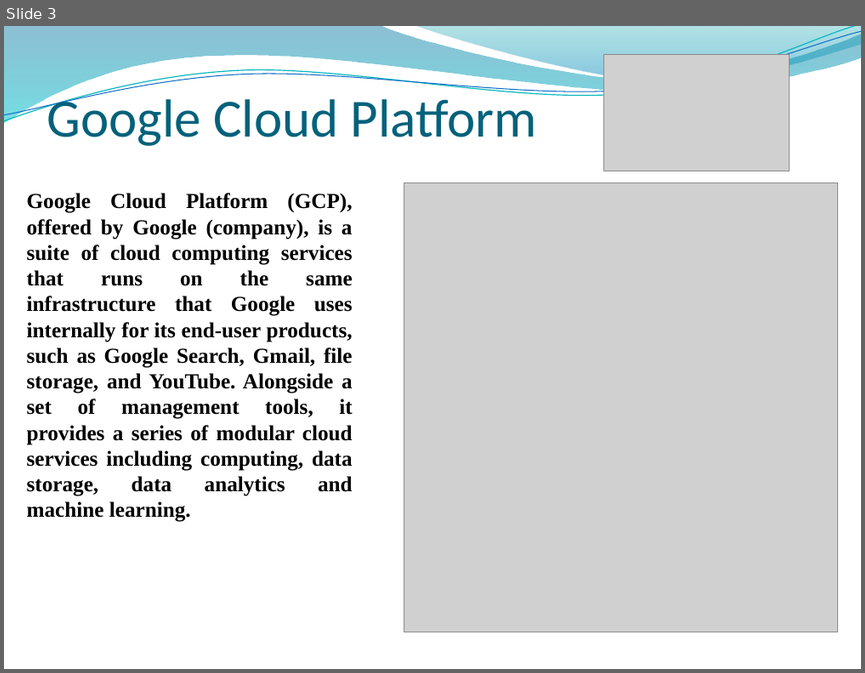
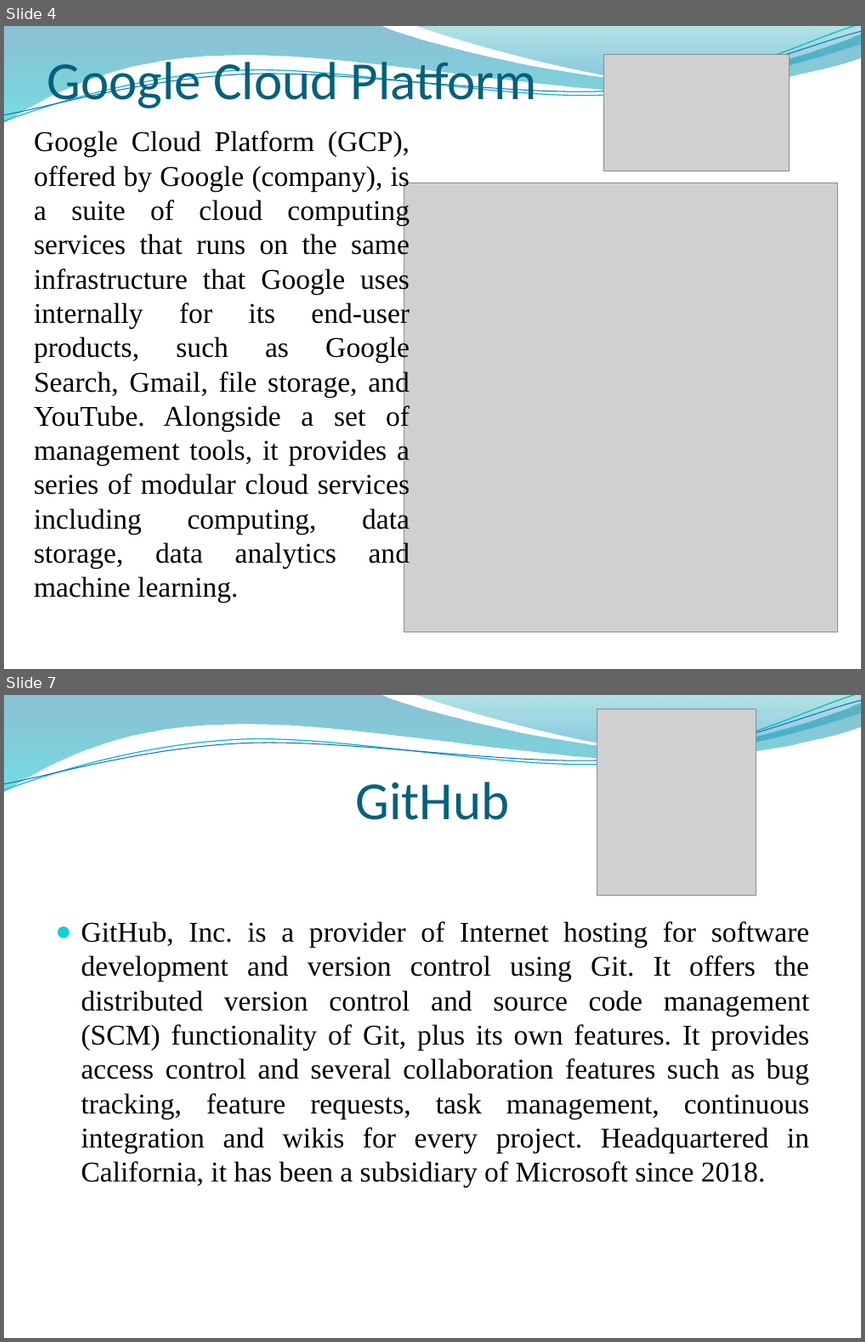
Before and after one commit to KozakAG/myProject, a slide deck: Andrii Kozak Final Task.pptx. Shown one above the other, each under a label of ours: slide 3 before the commit, slides 4 and 7 after it; the slides between them are not shown. The pictures are 865x673 and 865x1342 pixels, drawn with LibreOffice and Linux fonts; fonts in the diff are those of the drawing; grey boxes stand for pictures; background and template pictures are left out. Boxes give left, top, right and bottom in pixels: in the first picture for what was removed or moved away, otherwise in the second. Text is boxed around its words. In the diff, an @@ line names an element or a change of style, - is before the commit and + after.

Commit message:
change file Final Task.pptx

```diff
--- a/Andrii Kozak Final Task.pptx
+++ b/Andrii Kozak Final Task.pptx
@@ slide 7 added at <box>4,695,861,1338</box>, background picture (left out); not listed: 4 template elements that a slide beside it also shows @@
@@ picture added at <box>597,709,756,896</box> @@
@@ title added at <box>356,782,510,820</box>, 45 pt, text #04617B @@
+GitHub
@@ text added at <box>81,921,810,1187</box>, 24 pt, text #000000 @@
+● GitHub, Inc. is a provider of Internet hosting for software development and version control using Git. It offers the distributed version control and source code management (SCM) functionality of Git, plus its own features. It provides access control and several collaboration features such as bug tracking, feature requests, task management, continuous integration and wikis for every project. Headquartered in California, it has been a subsidiary of Microsoft since 2018.
@@ what was slide 3 is now slide 4 @@
@@ slide 4 changed as well @@
@@ title "Google Cloud Platform" rewrapped from <box>46,91,537,146</box> to <box>46,54,537,112</box> @@
@@ text "Google Cloud Platform (GCP), offered ...": place and size @@
-text "Google Cloud Platform (GCP), offered ..." at <box>27,193,352,522</box>
+text "Google Cloud Platform (GCP), offered ..." at <box>34,131,410,602</box>
@@ text "Google Cloud Platform (GCP), offered ..." at <box>34,131,410,602</box>: size 18 to 24 pt, bold off @@
```
Also in this commit, not shown: 2 other slides changed, 15 other slides added, 55 other files.
